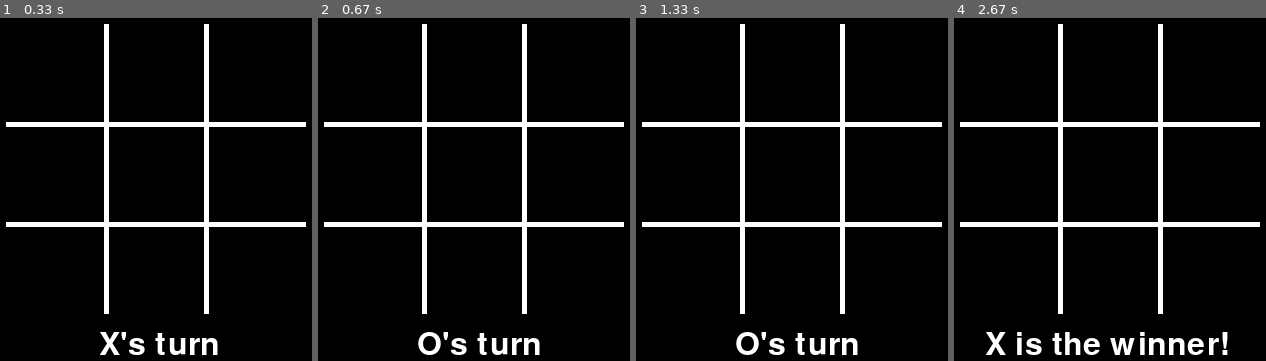
Above: before the commit, frames 1-4 (left to right).
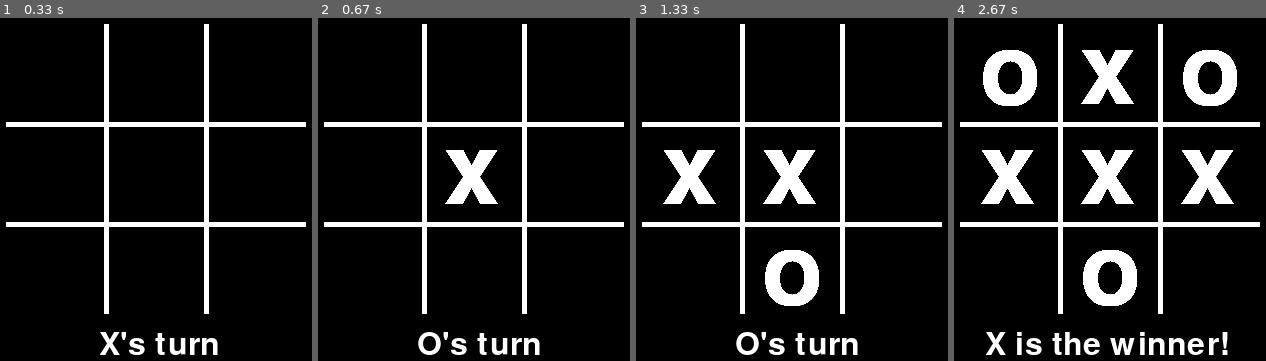
Above: after the commit, the same moments.

Repository: MagicTurtle2203/pygame-tic-tac-toe
Game: pygame game, started from src/pygame_ttt.py
The game is run twice, just before and just after one commit, with the same random seed, the same clock (stepped at 60 frames per second) and the same inputs.
Inputs (mouse positions are in pixels of both pictures, inside the frame that each line leads up to):
- Up to frame 1 (0.33 s): no input
- Up to frame 2 (0.67 s): click (474, 199) at 0.38 s
- Up to frame 3 (1.33 s): click (792, 223) at 0.72 s; click (692, 141) at 1.05 s
- Up to frame 4 (2.67 s): click (1025, 62) at 1.38 s; click (1116, 76) at 1.72 s; click (1200, 62) at 2.05 s; click (1200, 165) at 2.38 s

Frame 1 is identical in both runs. In frame 2, 1.5% of the frame differs, in the area x 40-58%, y 38-55%; in frame 3, 4.9%; in frame 4, 11%, in the area x 8-91%, y 9-84%.

Commit message:
Update pygame_ttt.py and ttt.py
Finished the game, though there is a lot of polishing needed

Diff:
--- a/src/pygame_ttt.py
+++ b/src/pygame_ttt.py
@@ -14,7 +14,8 @@
 
         ttt_surface = pygame.Surface((300, 300))
 
-        b_list = [ttt_surface.blit(pygame.Surface((100, 100)), (x, y)) for y in [0, 100, 200] for x in [0, 100, 200]]
+        b_list = [ttt_surface.blit(pygame.Surface((100, 100)), (x, y))
+                  for y in [0, 100, 200] for x in [0, 100, 200]]
 
         pygame.draw.line(ttt_surface, (255, 255, 255), (100, 0), (100, 300), 5)
         pygame.draw.line(ttt_surface, (255, 255, 255), (200, 0), (200, 300), 5)
@@ -42,30 +43,34 @@
                                     print(e)
                                     continue
 
-            self._draw_board()
+            display_surface = pygame.display.get_surface()
+
+            board_font = pygame.font.Font('freesansbold.ttf', 100)
+
+            for row in range(len(self._ttt.board)):
+                for col in range(len(self._ttt.board[row])):
+                    if self._ttt.board[row][col] != ' ':
+                        display_surface.blit(board_font.render(self._ttt.board[row][col], True, (255, 255, 255)),
+                                         (col * 100 + 30, row * 100 + 10))
+
+            font = pygame.font.Font('freesansbold.ttf', 32)
+            text_surface = pygame.Surface((300, 50))
+
+            if self._ttt.winner is None:
+                text = font.render(f"{self._ttt.turn.upper()}'s turn", True, (255, 255, 255))
+                text_surface.blit(text, (93, 15))
+            elif self._ttt.winner == 'tie':
+                text = font.render("Tie!", True, (255, 255, 255))
+                text_surface.blit(text, (122, 15))
+            else:
+                text = font.render(f"{self._ttt.winner.upper()} is the winner!", True, (255, 255, 255))
+                text_surface.blit(text, (25, 15))
+
+            display_surface.blit(text_surface, (10, 300))
+
+            pygame.display.flip()
 
         pygame.quit()
 
-    def _draw_board(self):
-        display_surface = pygame.display.get_surface()
-
-        font = pygame.font.Font('freesansbold.ttf', 32)
-        text_surface = pygame.Surface((300, 50))
-
-        if self._ttt.winner is None:
-            text = font.render(f"{self._ttt.turn.upper()}'s turn", True, (255, 255, 255))
-            text_surface.blit(text, (93, 15))
-        elif self._ttt.winner == 'tie':
-            text = font.render("Tie!", True, (255, 255, 255))
-            text_surface.blit(text, (122, 15))
-        else:
-            text = font.render(f"{self._ttt.winner.upper()} is the winner!", True, (255, 255, 255))
-            text_surface.blit(text, (25, 15))
-
-        display_surface.blit(text_surface, (10, 300))
-
-        pygame.display.flip()
-
-
 if __name__ == '__main__':
     TicTacToeGame().main()
--- a/src/ttt.py
+++ b/src/ttt.py
@@ -24,15 +24,15 @@
             self.turn = 'x'
 
     def find_winner(self):
-        if any(self.board[row][col] == ' ' for row in range(3) for col in range(3)):
-            for col in range(3):
-                for row in range(3):
-                    for coldelta in [-1, 0, 1]:
-                        for rowdelta in [-1, 0, 1]:
-                            if coldelta != 0 or rowdelta != 0:
-                                if self._three_in_a_row(col, row, coldelta, rowdelta):
-                                    self.winner = self.turn
-        else:
+        for col in range(3):
+            for row in range(3):
+                for coldelta in [-1, 0, 1]:
+                    for rowdelta in [-1, 0, 1]:
+                        if coldelta != 0 or rowdelta != 0:
+                            if self._three_in_a_row(col, row, coldelta, rowdelta):
+                                self.winner = self.turn
+
+        if all(self.board[row][col] != ' ' for row in range(3) for col in range(3)) and self.winner is None:
             self.winner = 'tie'
 
     def display_board(self) -> None:
